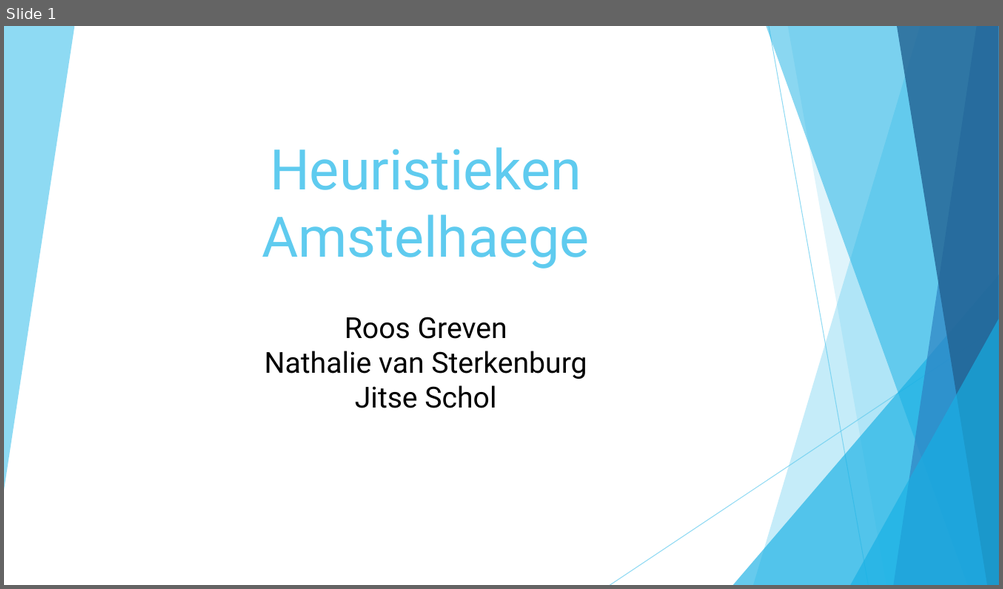
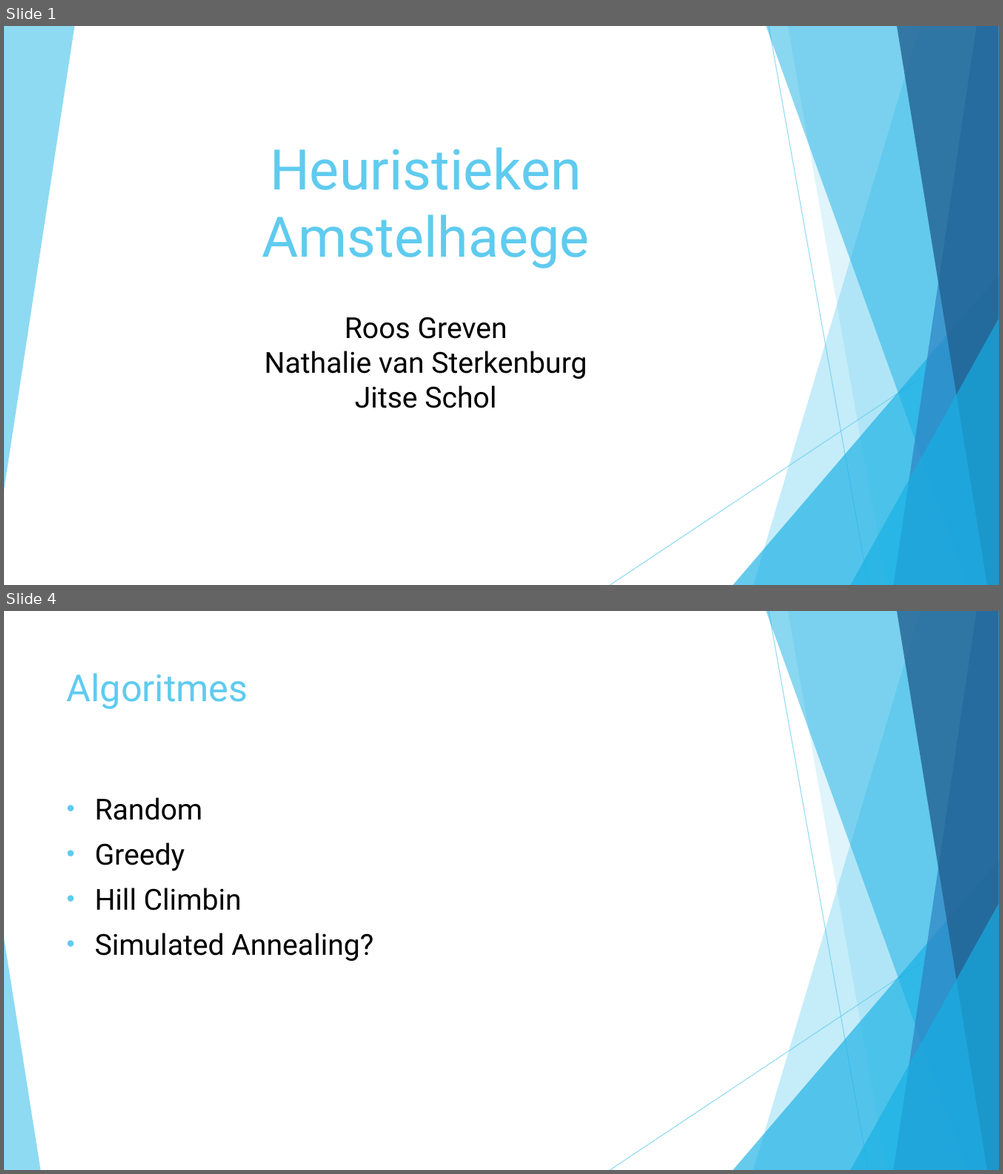
Before and after one commit to roosgreven/Heuristieken, a slide deck: files/presentatie heuristieken.pptx. Shown one above the other, each under a label of ours: slide 1 before the commit, slides 1 and 4 after it; the slides between them are not shown. The pictures are 1003x589 and 1003x1174 pixels, drawn with LibreOffice and Linux fonts; fonts in the diff are those of the drawing. Boxes give left, top, right and bottom in pixels: in the first picture for what was removed or moved away, otherwise in the second. Text is boxed around its words. In the diff, an @@ line names an element or a change of style, - is before the commit and + after.

Commit message:
water in greedy, it works, and almost finished ppt

```diff
--- a/files/presentatie heuristieken.pptx
+++ b/files/presentatie heuristieken.pptx
@@ slide 4 added at (4, 611, 999, 1170), background #FFFFFF; not listed: 9 template elements that a slide beside it also shows @@
@@ title added at (67, 673, 248, 709), 36 pt, text #5FCBEF @@
+Algoritmes
@@ text added at (95, 797, 373, 961), 28 pt, text #000000 @@
+• Random
+• Greedy
+• Hill Climbin
+• Simulated Annealing?
@@ triangle added at (4, 939, 40, 1170), fill #5FCBEF at 70% opacity @@
```
Also in this commit, not shown: 2 slides changed, 3 other slides added, 8 slides removed, 8 other files.
